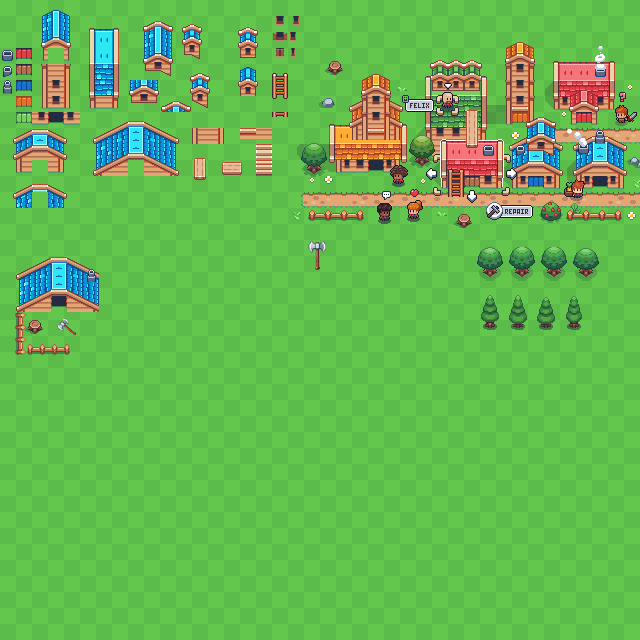
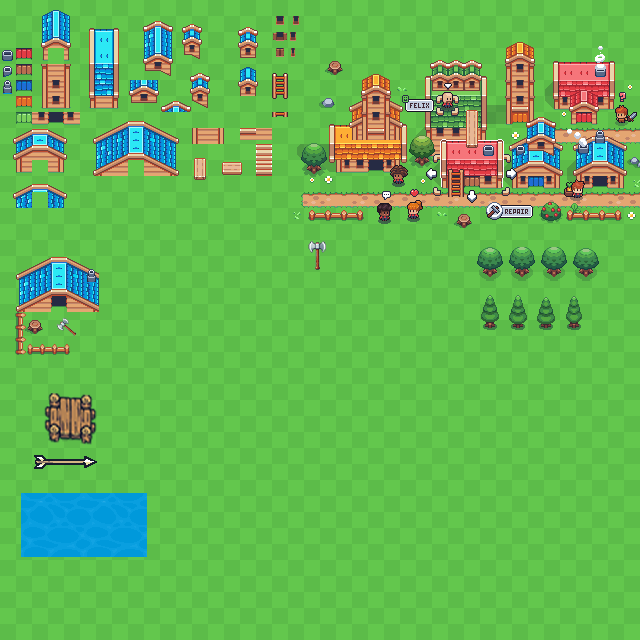
Two versions of the same layered image (640px x 640px). Layer-by-layer changes:
added layer "Arrow" above "Bridge_All" over 34, 455, 97, 469
added layer "Bridge_All" above "Calque 4" over 44, 393, 97, 445
added layer "Calque 4" above "Calque 3" over 84, 493, 147, 557
added layer "Calque 3" above "spr_deco_tree_02_strip4" over 21, 493, 84, 557
